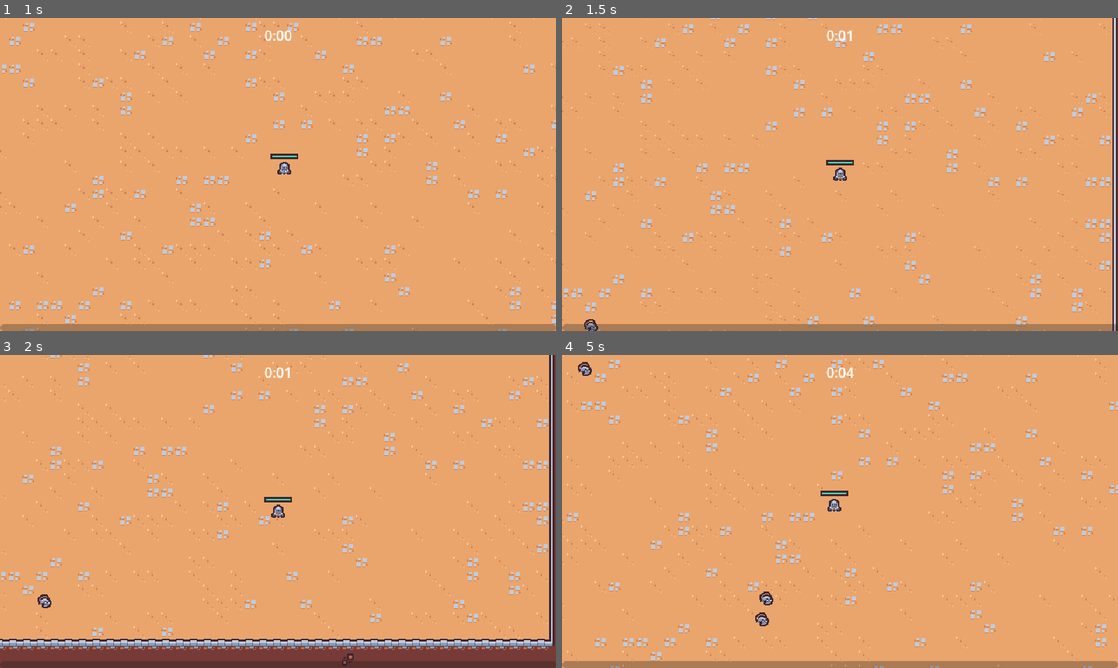
Above: before the commit, frames 1-4 (two rows, left to right).
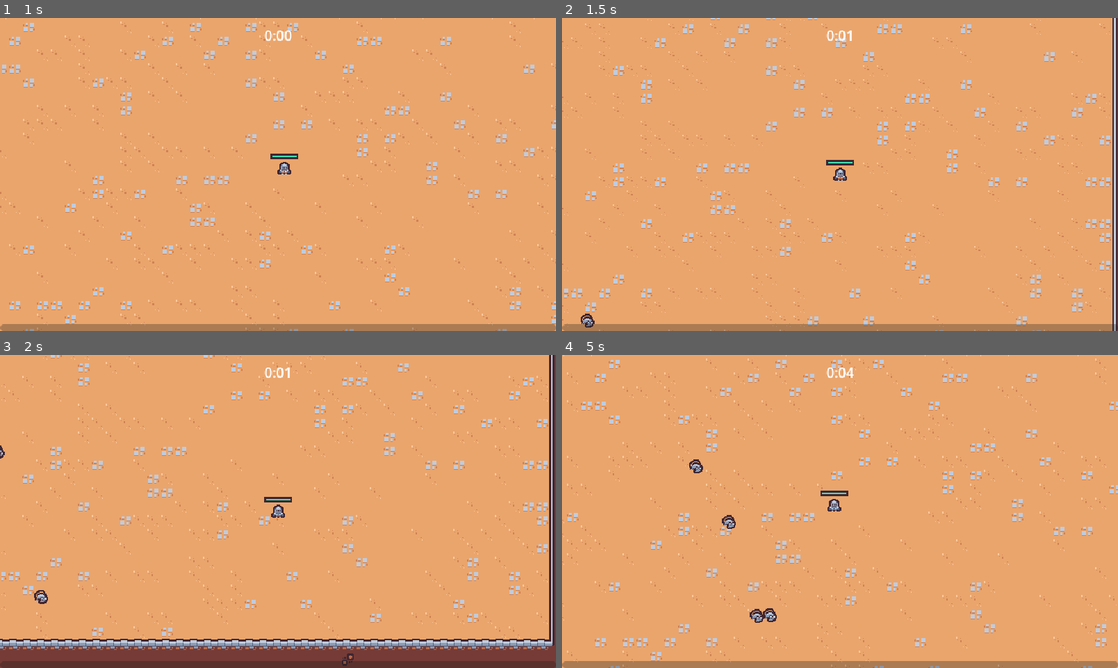
Above: after the commit, the same moments.

Repository: yueqianjian/survivors
Game: Godot game, scene res://scenes/main/main.tscn
Same seed, same stepped clock (60 frames per second), same inputs: the game is played once before the commit and once after it.
Inputs (mouse positions are in pixels of both pictures, inside the frame that each line leads up to):
- Up to frame 1 (1 s): move the mouse to (400, 158) at 0.52 s; press the mouse at (400, 158) at 0.53 s; hold D (move_right) from 0.53 s (still down)
- Up to frame 2 (1.5 s): move the mouse to (728, 190) at 1.27 s; release D (move_right) at 1.28 s; release the mouse at (728, 190) at 1.28 s; hold S (move_down) from 1.28 s (still down); click (728, 190) at 1.35 s
- Up to frame 3 (2 s): keep holding S (move_down)
- Up to frame 4 (5 s): move the mouse to (895, 442) at 2.02 s; release S (move_down) at 2.03 s; press the mouse at (895, 442) at 2.03 s; hold D (move_right) 2.03-2.78 s; move the mouse to (812, 574) at 2.77 s; release the mouse at (812, 574) at 2.78 s; hold W (move_up) 2.78-3.53 s; click (812, 574) at 2.85 s; move the mouse to (1006, 558) at 3.52 s; press the mouse at (1006, 558) at 3.53 s; hold A (move_left) from 3.53 s (still down); move the mouse to (673, 464) at 4.27 s; release the mouse at (673, 464) at 4.28 s; click (673, 464) at 4.35 s

Frame 1 is identical in both runs. In frame 2, 0.1% of the frame differs, in the area x 3-7%, y 94-100%; in frame 3, 0.1%; in frame 4, 0.5%, in the area x 2-39%, y 2-87%.

Commit message:
Update enemy_manager.gd

Diff:
--- a/scenes/manager/enemy_manager.gd
+++ b/scenes/manager/enemy_manager.gd
@@ -15,14 +15,28 @@
 	arena_timer_manager.arena_difficulty_increased.connect(on_arena_difficulty_increased)
 
 
+func get_spawn_position():
+	var player = get_tree().get_first_node_in_group("player") as Node2D
+	if player == null:
+		return Vector2.ZERO
+
+	var random_diretion = Vector2.RIGHT.rotated(randf_range(0, TAU))
+	var spawn_position = Vector2.ZERO
+	for i in 4:
+		spawn_position = player.global_position + (random_diretion * SPAWN_RADIUS)
+		var query = PhysicsRayQueryParameters2D.create(player.global_position, spawn_position, 1)
+		var result = get_tree().root.world_2d.direct_space_state.intersect_ray(query)
+		if result.is_empty():
+			return spawn_position
+		else:
+			random_diretion = random_diretion.rotated(deg_to_rad(90))
+
+	return spawn_position
+
+
 func _on_timer_timeout():
 	timer.start()
-	var player = get_tree().get_first_node_in_group("player") as Node2D
-	if player == null:
-		return
-
-	var random_diretion = Vector2.RIGHT.rotated(randf_range(0, TAU))
-	var spawn_position = player.global_position + (random_diretion * SPAWN_RADIUS)
+	var spawn_position = get_spawn_position()
 	var enemy = basic_enemy_scene.instantiate() as Node2D
 	var entities_layer = get_tree().get_first_node_in_group("entities_layer")
 	entities_layer.add_child(enemy)
